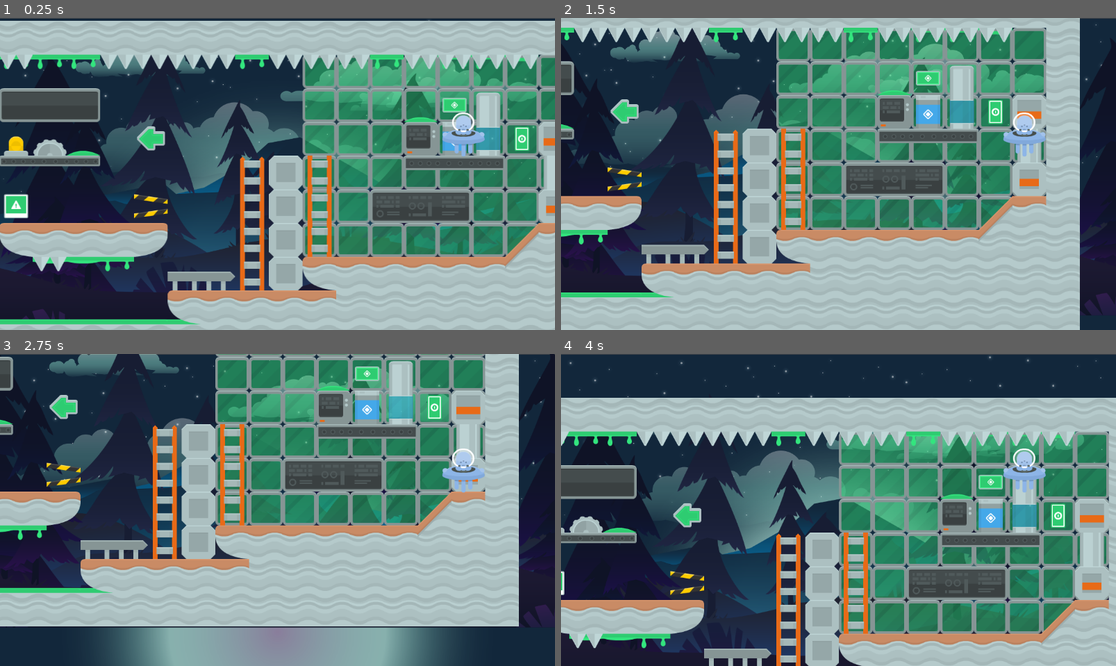
Above: before the commit, frames 1-4 (two rows, left to right).
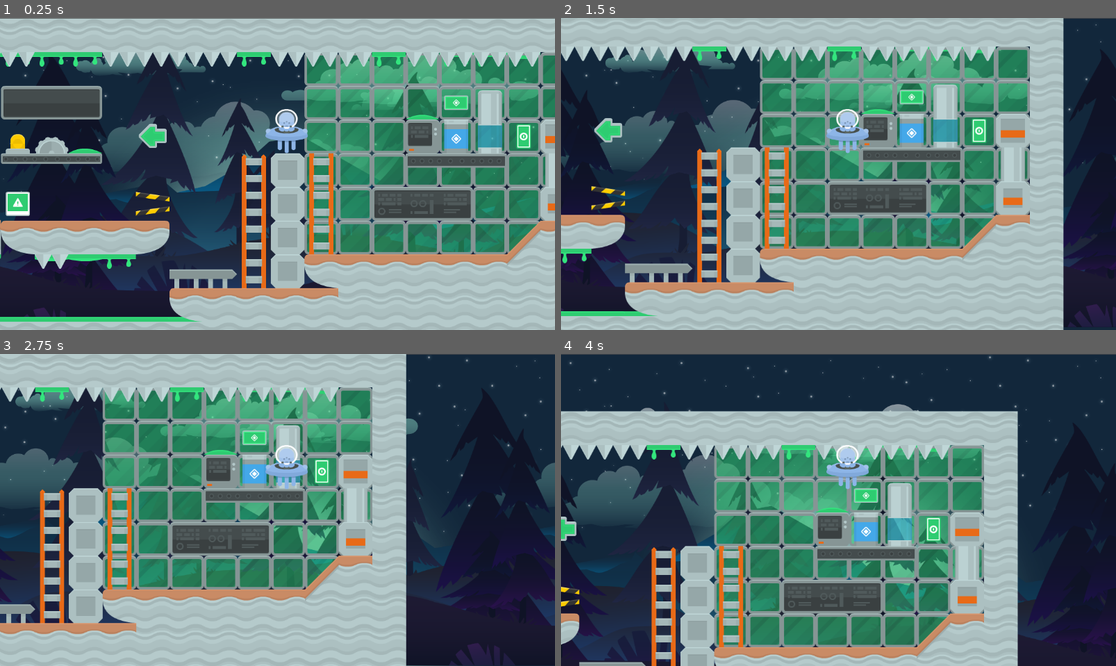
Above: after the commit, the same moments.

Repository: Tanielly-silva/trilha-godot
Game: Godot game, scene res://novo-tilemap.tscn
Two runs of this game, one before a commit and one after it. Both use one fixed random seed, a clock stepped at 60 frames per second and the inputs below.
Inputs:
- Up to frame 1 (0.25 s): no input
- Up to frame 2 (1.5 s): tap Enter at 0.5 s; hold Right (ui_right) 0.53-1.28 s; hold Down (ui_down) from 1.28 s (still down)
- Up to frame 3 (2.75 s): release Down (ui_down) at 2.03 s; hold Right (ui_right) from 2.03 s (still down)
- Up to frame 4 (4 s): release Right (ui_right) at 2.78 s; hold Up (ui_up) 2.78-3.53 s; hold Left (ui_left) from 3.53 s (still down)

The runs differ from the first frame. In frame 1, 21% of the frame differs, in the area x 0-100%, y 0-99%; in frame 2, 47%; in frame 3, 77%, in the area x 0-100%, y 0-100%; in frame 4, 68%.

Commit message:
primeiro-passo: criação do cavalheiro
medieval warrior- primeiro passo: criação do cavalheiro

criar uma characterbody2d
definir um novo pai
resetar o position scale
criar um colision shape 2d
adicionar a origem no pés alterando a posição do sprite;
diminuir a transparencia do colision shape
renomear para player

criar uma nova pasta chamada player e add uma cena.

Diff:
--- a/platform-industrial/novo-tilemap.tscn
+++ b/platform-industrial/novo-tilemap.tscn
@@ -23,18 +23,18 @@
 format = 2
 layer_0/name = "cenario"
 layer_0/z_index = 1
-layer_0/tile_data = PackedInt32Array(524303, 262144, 0, 5243 …(4948 unchanged characters)…  3, 131084, 720896, 0, 196623, 786432, 5)
+layer_0/tile_data = PackedInt32Array(524303, 262144, 0, 5243 …(4948 unchanged characters)…  3, 131084, 720896, 0, 196623, 786432, 5, 655335, 262144, 0, 655334, 262144, 0, 655333, 262144, 0, 655332, 262144, 0, 655331, 262144, 0, 655330, 262144, 0, 655329, 262144, 0, 655328, 262144, 0, 655327, 262144, 0, 655326, 262144, 0, 655325, 262144, 0, 655324, 262144, 0, 655323, 262144, 0, 655322, 262144, 0, 655321, 262144, 0, 655320, 262144, 0, 655319, 262144, 0)
 layer_1/name = "ajustes"
 layer_1/z_index = 2
 layer_1/tile_data = PackedInt32Array(262137, 327680, 5, 196601, 327680, 5, 196599, 655360, 4, 196595, 196608, 7, 196596, 262144, 7, 196594, 131072, 7, 262123, 851968, 2, 327672, 196608, 6, 327671, 196608, 6, 327670, 131072, 6, 196600, 589824, 2, 196598, 589824, 2)
 layer_2/name = "gosmas"
 layer_2/tile_data = PackedInt32Array(458754, 786432, 1, 458753, 786432, 1, 524286, 851968, 1, 524287, 851968, 1, 524285 …(806 unchanged characters)…
 layer_3/name = "vidro"
-layer_3/tile_data = PackedInt32Array(393225, 655360, 7, 3932 …(128 unchanged characters)…  393230, 655360, 7, 327695, 655360, 7, 393231, 655360, 7, 327696, 655360, 7, 262160, 655360, 7, 196624, 655360, 7, 131088, 655360, 7, 65552, 655360, 7, 65551, 655360, 7, 65550, 655360, 7, 65549, 655360, 7, 65548, 655360, 7, 65547, 655360, 7, 65546, 655360, 7, 65545, 655360, 7, 131081, 655360, 7, 196617, 655360, 7, 262153, 655360, 7, 327689, 655360, 7, 327690, 655360, 7, 262154, 655360, 7, 196618, 655360, 7, 131082, 655360, 7, 131083, 655360, 7, 131084, 655360, 7, 131085, 655360, 7, 131086, 655360, 7, 196622, 655360, 7, 196623, 655360, 7, 131087, 655360, 7, 262159, 655360, 7, 262158, 655360, 7, 327694, 655360, 7, 262157, 655360, 7, 262156, 655360, 7, 262155, 655360, 7, 196619, 655360, 7, 196620, 655360, 7, 196621, 655360, 7)
+layer_3/tile_data = PackedInt32Array(393225, 655360, 7, 3932 …(128 unchanged characters)…  393230, 655360, 7, 327695, 655360, 7, 327696, 655360, 7, 262160, 655360, 7, 196624, 655360, 7, 131088, 655360, 7, 65552, 655360, 7, 65551, 655360, 7, 65550, 655360, 7, 65549, 655360, 7, 65548, 655360, 7, 65547, 655360, 7, 65546, 655360, 7, 65545, 655360, 7, 131081, 655360, 7, 196617, 655360, 7, 262153, 655360, 7, 327689, 655360, 7, 327690, 655360, 7, 262154, 655360, 7, 196618, 655360, 7, 131082, 655360, 7, 131083, 655360, 7, 131084, 655360, 7, 131085, 655360, 7, 131086, 655360, 7, 196622, 655360, 7, 196623, 655360, 7, 131087, 655360, 7, 262159, 655360, 7, 262158, 655360, 7, 327694, 655360, 7, 262157, 655360, 7, 262156, 655360, 7, 262155, 655360, 7, 196619, 655360, 7, 196620, 655360, 7, 196621, 655360, 7, 393231, 655360, 7)
 
 [node name="CharacterBody2D" type="CharacterBody2D" parent="TileMap"]
 z_index = 1
-position = Vector2(964, 241)
+position = Vector2(593, 233)
 script = ExtResource("5_m4thm")
 
 [node name="CollisionShape2D" type="CollisionShape2D" parent="TileMap/CharacterBody2D"]
@@ -46,7 +46,7 @@
 texture = ExtResource("5_ee2u8")
 
 [node name="Camera2D" type="Camera2D" parent="TileMap/CharacterBody2D"]
-position = Vector2(-386, 83)
+position = Vector2(-19, 90)
 
 [node name="ParallaxBackground" type="ParallaxBackground" parent="."]
 offset = Vector2(0, 0.6)
Not shown, added: medieval-warrior/.editorconfig
Not shown, added: medieval-warrior/.gitattributes
Not shown, added: medieval-warrior/.gitignore
Not shown, added: medieval-warrior/addons/Tiny Swords/.DS_Store
Not shown, added: medieval-warrior/addons/Tiny Swords/Deco/01.png
Not shown, added: medieval-warrior/addons/Tiny Swords/Deco/01.png.import
Not shown, added: medieval-warrior/addons/Tiny Swords/Deco/02.png
Not shown, added: medieval-warrior/addons/Tiny Swords/Deco/02.png.import
Not shown, added: medieval-warrior/addons/Tiny Swords/Deco/03.png
Not shown, added: medieval-warrior/addons/Tiny Swords/Deco/03.png.import
Not shown, added: medieval-warrior/addons/Tiny Swords/Deco/04.png
Not shown, added: medieval-warrior/addons/Tiny Swords/Deco/04.png.import
(and 188 more such lines)
